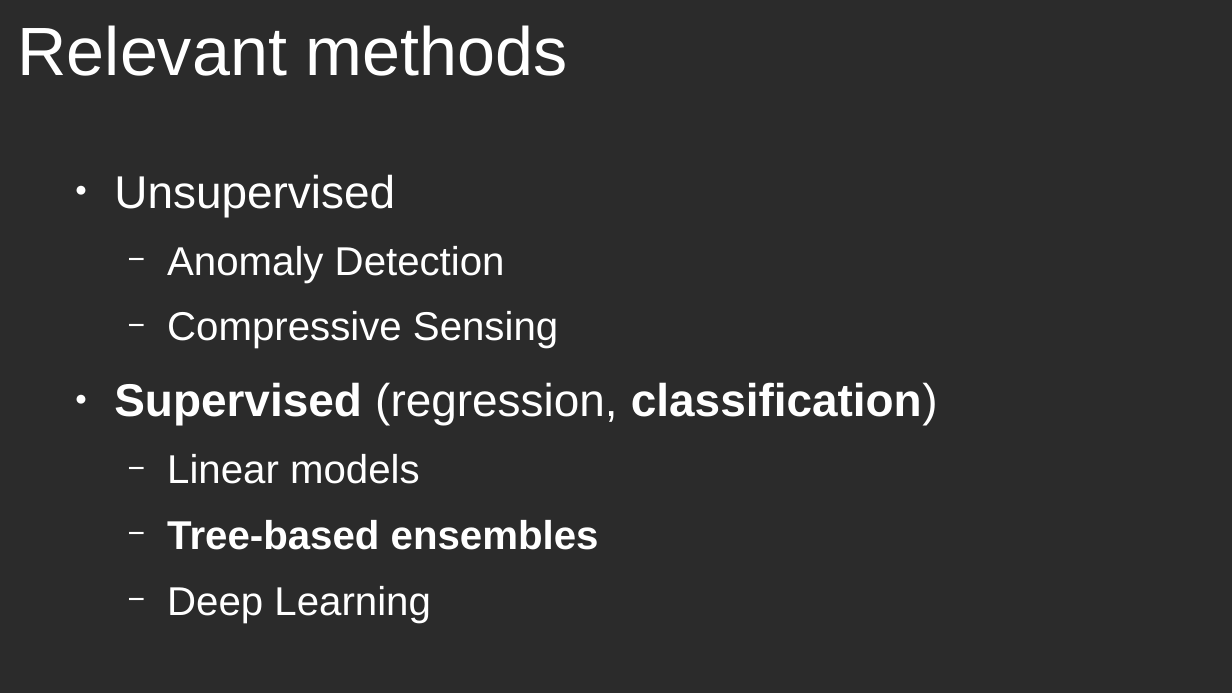
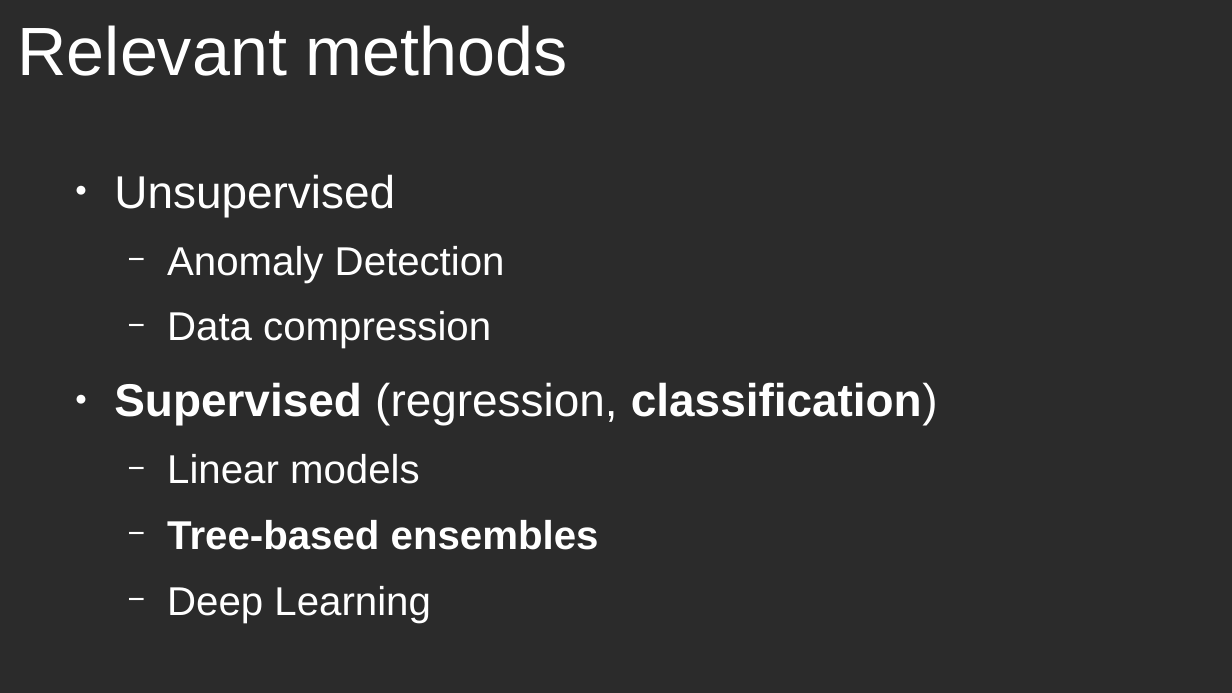
Before and after one commit to jonnor/embeddedml, a slide deck: slide 14 of doc/euroscipy2018/slides.odp. Drawn at 1232x693 pixels with LibreOffice and Linux fonts; fonts in the diff are those of the drawing; background and template pictures are left out; a plain dark background stands for a picture behind light text. Boxes give left, top, right and bottom in pixels: in the first picture for what was removed or moved away, otherwise in the second. Text is boxed around its words. In the diff, an @@ line names an element or a change of style, - is before the commit and + after.

```diff
--- a/doc/euroscipy2018/slides.odp
+++ b/doc/euroscipy2018/slides.odp
@@ text at (167,311,491,348): text changed @@
-  − Compressive Sensing
+  − Data compression
```
Also in this commit, not shown: 12 other slides changed, 1 slide added, 1 slide removed, 3 other files.
